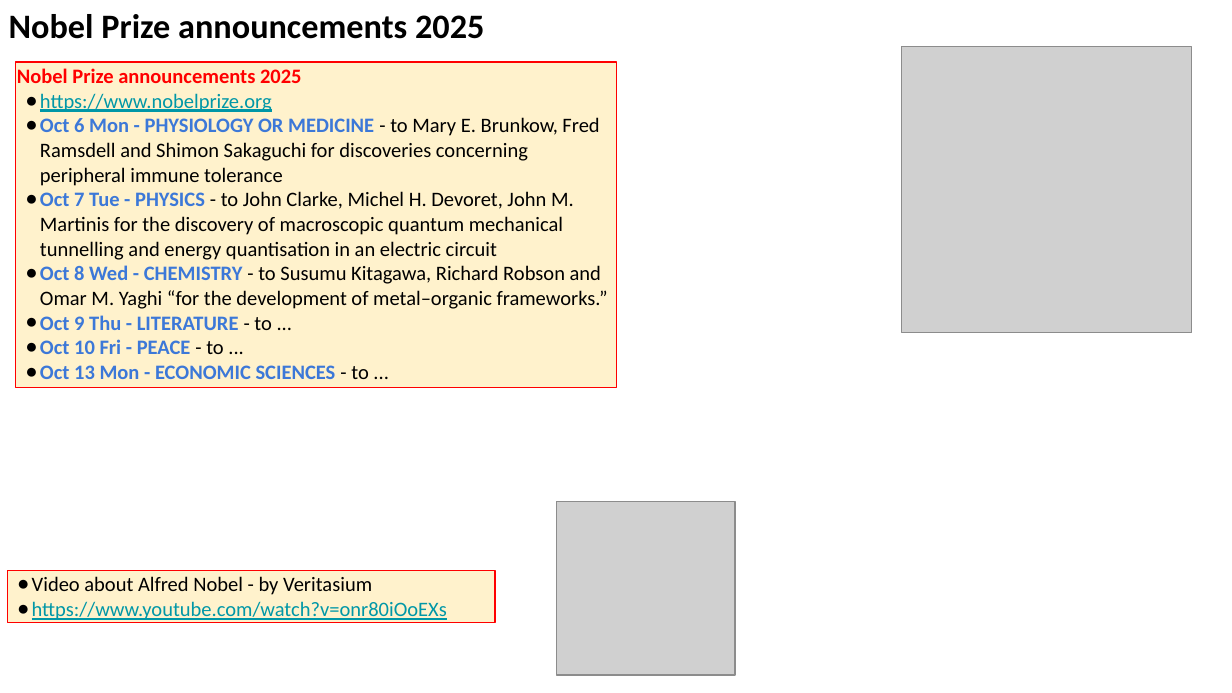
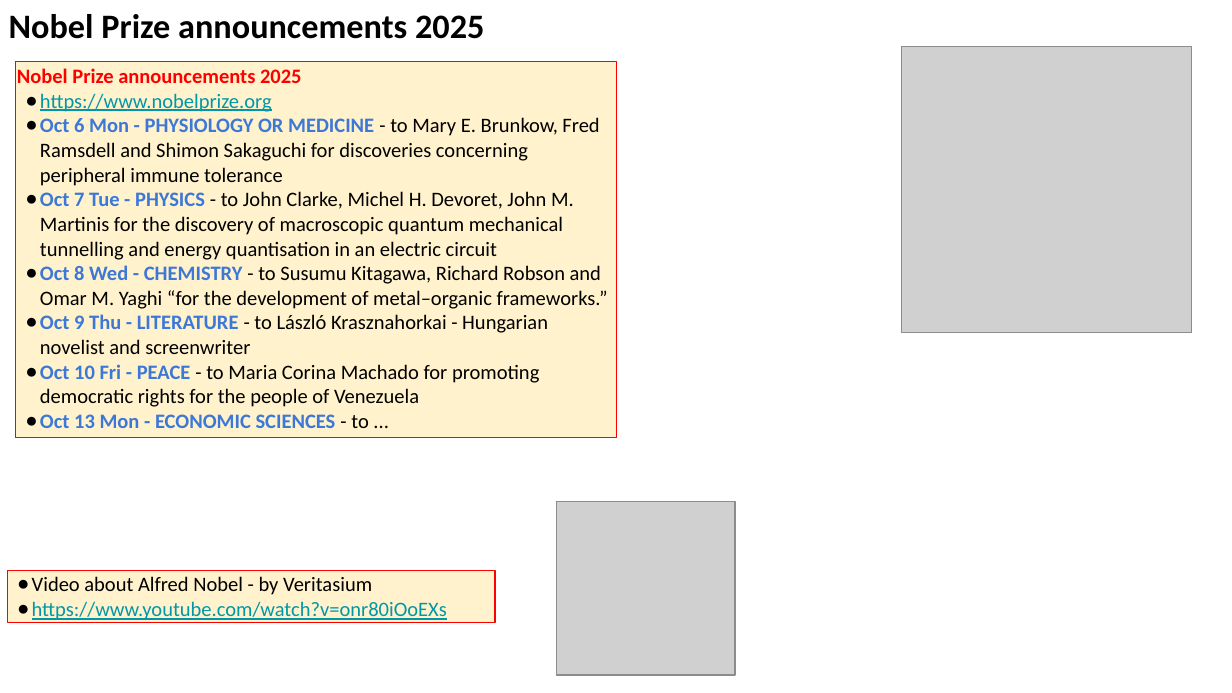
Before and after one commit to lselector/seminar, a slide deck: slide 16 of 2025/2025-10-10-AI-Updates.pptx (slide 15 before the commit). Drawn at 1232x693 pixels with LibreOffice and Linux fonts; fonts in the diff are those of the drawing; grey boxes stand for pictures. Boxes give left, top, right and bottom in pixels: in the first picture for what was removed or moved away, otherwise in the second. Text is boxed around its words. In the diff, an @@ line names an element or a change of style, - is before the commit and + after.

```diff
--- a/2025/2025-10-10-AI-Updates.pptx
+++ b/2025/2025-10-10-AI-Updates.pptx
@@ rectangle "Nobel Prize announcements 2025": place and size @@
-rectangle "Nobel Prize announcements 2025" at [16,62,617,388]
+rectangle "Nobel Prize announcements 2025" at [16,62,617,437]
@@ text in rectangle at [40,314,548,407]: text changed; text colour #3C78D8 to #000000; bold off @@
-● Oct 9 Thu - LITERATURE - to ...
-● Oct 10 Fri - PEACE - to ...
+● Oct 9 Thu - LITERATURE - to László Krasznahorkai - Hungarian novelist and screenwriter
+● Oct 10 Fri - PEACE - to Maria Corina Machado for promoting democratic rights for the people of Venezuela
```
Also in this commit, not shown: 6 other slides changed, 2 slides added, 1 slide removed.
